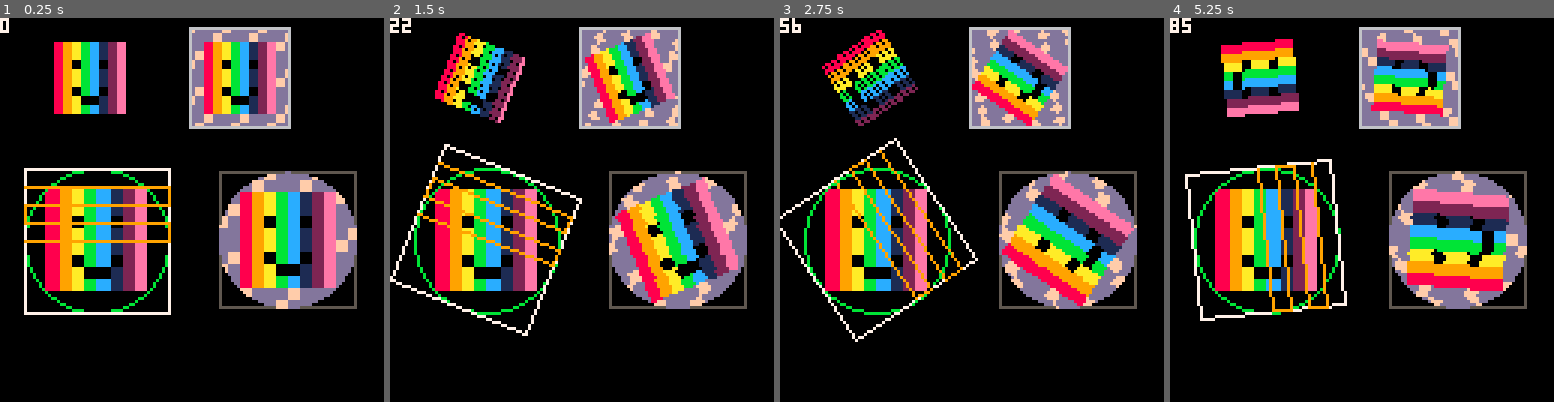
Above: before the commit, frames 1-4 (left to right).
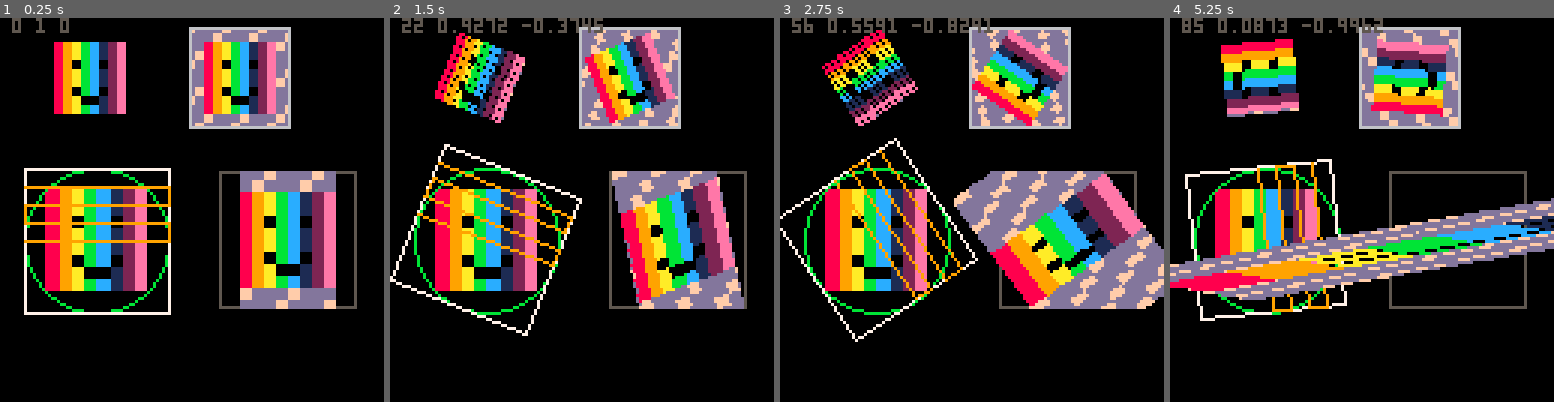
Above: after the commit, the same moments.

Repository: kallanreed/pico8_games
Game: PICO-8 cartridge rotate.p8
The game is run twice, just before and just after one commit, with the same random seed, the same clock (stepped at 60 frames per second) and the same inputs.
Inputs:
- Up to frame 1 (0.25 s): no input
- Up to frame 2 (1.5 s): tap X (X key) at 0.33, 1.07 s
- Up to frame 3 (2.75 s): hold Right 1.6-2.1 s; tap X (X key) at 1.85 s; hold Right from 2.47 s (still down)
- Up to frame 4 (5.25 s): tap X (X key) at 2.97, 4.08, 5.2 s; release Right at 3.03 s; hold Left 3.08-3.58 s; hold Right 4.02-4.68 s; hold Left from 5.08 s (still down)

The runs differ from the first frame. In frame 1, 3.1% of the frame differs, in the area x 0-93%, y 0-76%; in frame 2, 8.2%; in frame 3, 14%; in frame 4, 17%, in the area x 0-100%, y 0-76%.

Commit message:
getting warmer on rotation

Diff:
--- a/rotate.p8
+++ b/rotate.p8
@@ -67,6 +67,14 @@
  printh(str)
 end
 
+function prn(...)
+ local str=""
+ for i in all({...}) do
+  str=str.." "..i
+ end
+ print(str)
+end
+
 function _draw()
  if (pa==a) return
 
@@ -99,10 +107,108 @@
 
  draw_tile(30,20,24,24,7,2,a/360)
  draw_tile2(80,20,24,7,2,a/360)
- draw_tile3(96,74,7,2,a/360)
-
- print(a,7)
-end
+ draw_tile4(96,74,7,2,a/360)
+
+ prn(a,cos(a/360),sin(a/360))
+end
+
+
+function draw_tile4(x,y,tx,ty,ang)
+ local cos_a,sin_a=cos(ang),-sin(ang)
+
+ -- the draw box needs to be
+ -- able to hold the rotated
+ -- square which is srqt(2)
+ -- from corner to corner
+ -- only if we care about
+ -- 1:1 scale
+
+ -- source box also needs to
+ -- include diagonals so it
+ -- needs to have r=sqrt(2)/2
+ -- local moff=sqrt(2)/2
+
+ local sqrt2=sqrt(2)
+ local bdx=mid(-1,sqrt2*cos_a,1)
+ local bdy=mid(-1,sqrt2*sin_a,1)
+
+ -- moff is the offset in map
+ -- coord, basically radius
+ --local moff=sqrt(bdx^2+bdy^2)/2
+ local moff=sqrt2/2
+
+ local w=32*moff*2 -- output range
+ local hw=w/2
+ local x1,y1,x2,y2=
+        -hw,-hw,hw,hw
+
+ rect(x-hw,y-hw,x+hw,y+hw,5)
+
+ -- center of the tile is
+ -- is just .5 from the corner
+ local ctx,cty=tx+.5,ty+.5
+
+ -- step is the y coord on the
+ -- map tile, range -moff,moff
+ local step=-moff
+
+ -- somehow need to keep
+ -- from reading past the
+ -- tile boundary for that we
+ -- need to clamp the starting
+ -- position and modify
+ -- mdx,mdy - should just be
+ -- a modificaiton on moff
+ -- based on ang
+
+ -- x col vect, left side
+
+ out("-----")
+ for _y=y1,y2 do
+  -- in map coords
+
+  -- circle boundary, find
+  -- circle chord at map y
+  --local _x=sqrt(.5-step^2)
+
+  local _x=.5/cos_a
+
+  -- offset triangle with edge
+  local _ox=sin_a*step/cos_a
+
+  --if (_dy<0) _ox=cos_a*_dy/sin_a
+
+  local _oxw=w*_ox/sqrt2/2
+
+  -- renormalize tline width
+  local _w=w*(2*_x/sqrt2)
+  local _hw=_w/2
+
+  local cosx=cos_a*-(_x-_ox)//-moff
+  local sinx=sin_a*-(_x-_ox)//-moff
+  local siny=sin_a*step
+  local cosy=cos_a*step
+
+
+  local _dy=step
+
+  --out("_x:",_x,"_y:",_y,"_w:",_w)
+  out("_dy:",_dy)
+  tline(x-_hw+_oxw,y+_y,
+        x+_hw+_oxw,y+_y,
+        ctx+cosx-siny,
+        cty+sinx+cosy,
+        -- map mdx,mdy to
+        -- output size w
+        -- considering moff
+        cos_a*_x*2/_w,
+        sin_a*_x*2/_w)
+  -- map output range to tile
+ step+=(2*moff)/w
+ end
+end
+-->8
+-- lkg
 
 function draw_tile(x,y,w,h,tx,ty,a)
  local w,h=w-1,h-1
@@ -114,12 +220,17 @@
    rotate(x-hw,y+_y,x,y,a)
   local x2,y2=
    rotate(x+hw,y+_y,x,y,a)
+  -- well this is odd...
+  -- basically cos from
+  -- 0-pi/4 reflected ??
+  local _w=w*max(abs(cos(a)),
+                 abs(sin(a)))
   tline(x1,y1,x2,y2,
-        tx,ty+step,1/w)
+        tx,ty+step,
+        1/_w)
   step+=1/h
  end
 end
-
 
 
 function draw_tile2(x,y,s,tx,ty,ang)
@@ -227,19 +336,21 @@
 
  for _y=y1,y2 do
   -- in map coords
+
+  -- circle boundary, find
+  -- circle chord at map y
   local _x=sqrt(.5-step^2)
-  --_x=mid(-.5,_x,.5)
-  -- renormalize width
+
+  -- renormalize tline width
   local _w=2*_x*w/sqrt2
   local _hw=_w/2
-
 
   local cosx=cos_a*-_x//-moff
   local sinx=sin_a*-_x//-moff
   local siny=sin_a*step
   local cosy=cos_a*step
 
-  out("_x:",_x,"_y:",_y,"_w:",_w)
+  --out("_x:",_x,"_y:",_y,"_w:",_w)
   tline(x-_hw,y+_y,
         x+_hw,y+_y,
         ctx+cosx-siny,
@@ -273,5 +384,5 @@
 __map__
 0102030400000000000000000000000000000000000000000000000000000000000000000000000000000000000000000000000000000000000000000000000000000000000000000000000000000000000000000000000000000000000000000000000000000000000000000000000000000000000000000000000000000000
 0000000000000505050000000000000000000000000000000000000000000000000000000000000000000000000000000000000000000000000000000000000000000000000000000000000000000000000000000000000000000000000000000000000000000000000000000000000000000000000000000000000000000000
-0000000000000512050000000000000000000000000000000000000000000000000000000000000000000000000000000000000000000000000000000000000000000000000000000000000000000000000000000000000000000000000000000000000000000000000000000000000000000000000000000000000000000000
+0000000000000512050012000000000000000000000000000000000000000000000000000000000000000000000000000000000000000000000000000000000000000000000000000000000000000000000000000000000000000000000000000000000000000000000000000000000000000000000000000000000000000000
 0000000000000505050000000000000000000000000000000000000000000000000000000000000000000000000000000000000000000000000000000000000000000000000000000000000000000000000000000000000000000000000000000000000000000000000000000000000000000000000000000000000000000000
